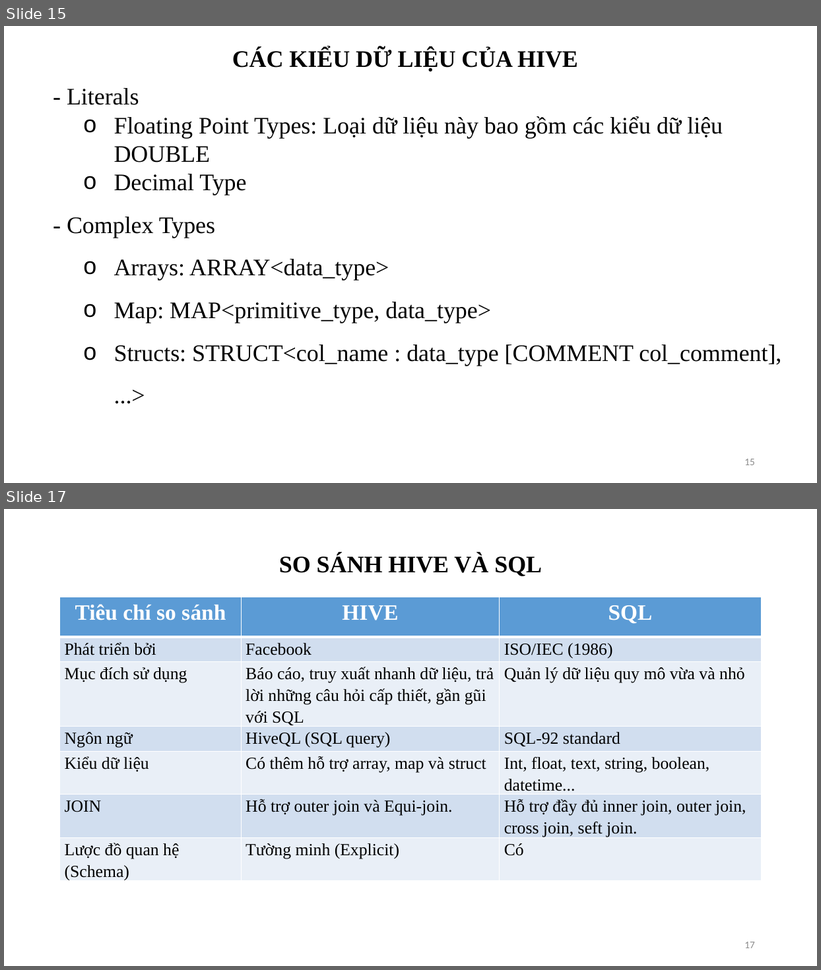
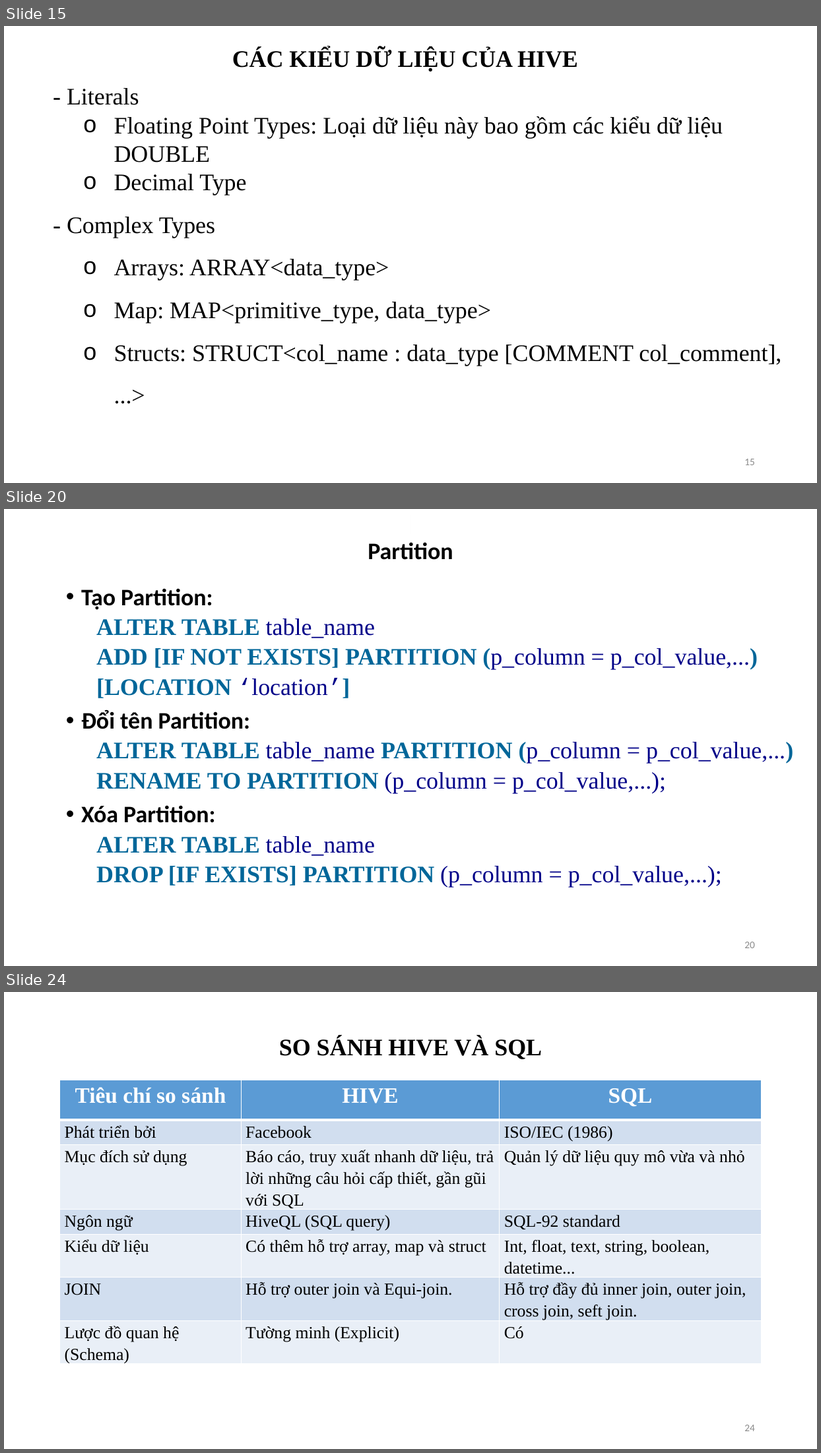
Before and after one commit to DiepMyDung/1212048_1212060_1212354_Seminar_Hive, a slide deck: Final.pptx. Shown one above the other, each under a label of ours: slides 15 and 17 before the commit, slides 15, 20 and 24 after it; the slides between them are not shown. The pictures are 821x970 and 821x1453 pixels, drawn with LibreOffice and Linux fonts; fonts in the diff are those of the drawing. Boxes give left, top, right and bottom in pixels: in the first picture for what was removed or moved away, otherwise in the second. Text is boxed around its words. In the diff, an @@ line names an element or a change of style, - is before the commit and + after.

```diff
--- a/Final.pptx
+++ b/Final.pptx
@@ slide 20 added at <box>4,509,817,966</box>, background #FFFFFF @@
@@ rectangle added at <box>411,515,411,533</box>, fill #FBFBFB @@
@@ title added at <box>368,542,453,560</box>, 28 pt, text #000000, bold @@
+Partition
@@ text added at <box>81,588,793,887</box>, 28 pt, text #000088, bold @@
+• Tạo Partition:
+  ALTER TABLE table_name
+  ADD [IF NOT EXISTS] PARTITION (p_column = p_col_value,...)
+  [LOCATION ‘location’]
+• Đổi tên Partition:
+  ALTER TABLE table_name PARTITION (p_column = p_col_value,...)
+  RENAME TO PARTITION (p_column = p_col_value,...);
+• Xóa Partition:
+  ALTER TABLE table_name
+  DROP [IF EXISTS] PARTITION (p_column = p_col_value,...);
@@ page number added at <box>745,942,755,949</box>, 12 pt, text #8C8C8C @@
+20
@@ what was slide 17 is now slide 24 @@
@@ page number at <box>745,1425,755,1432</box>: text changed @@
-17
+24
```
Also in this commit, not shown: 3 slides changed, 6 other slides added.
